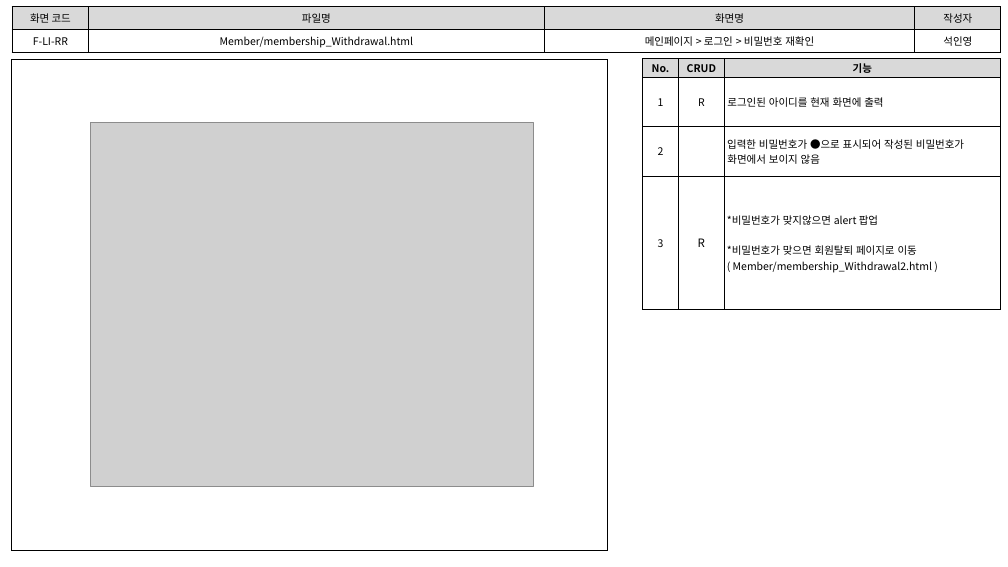
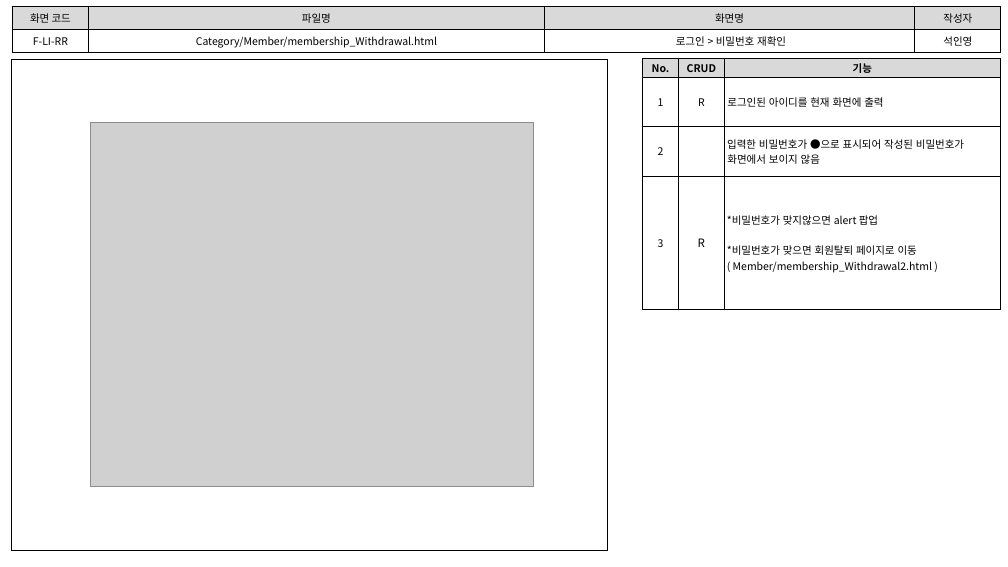
Before and after one commit to index506/cosmo6th_3thGroup, a slide deck: slide 7 of Text/02.화면설계도/3th_Project화면설계도(인영11.07).pptx. Drawn at 1008x567 pixels with LibreOffice and Linux fonts; fonts in the diff are those of the drawing; grey boxes stand for pictures. Boxes give left, top, right and bottom in pixels: in the first picture for what was removed or moved away, otherwise in the second. Text is boxed around its words. In the diff, an @@ line names an element or a change of style, - is before the commit and + after.

```diff
--- a/Text/02.화면설계도/3th_Project화면설계도(인영11.07).pptx
+++ b/Text/02.화면설계도/3th_Project화면설계도(인영11.07).pptx
@@ table at (12, 7, 1001, 52) @@
-row 2, column 2: Member/membership_Withdrawal.html
+row 2, column 2: Category/Member/membership_Withdrawal.html
-row 2, column 3: 메인페이지 > 로그인 > 비밀번호 재확인
+row 2, column 3: 로그인 > 비밀번호 재확인
```
Also in this commit, not shown: 7 other slides changed, 1 other file.
